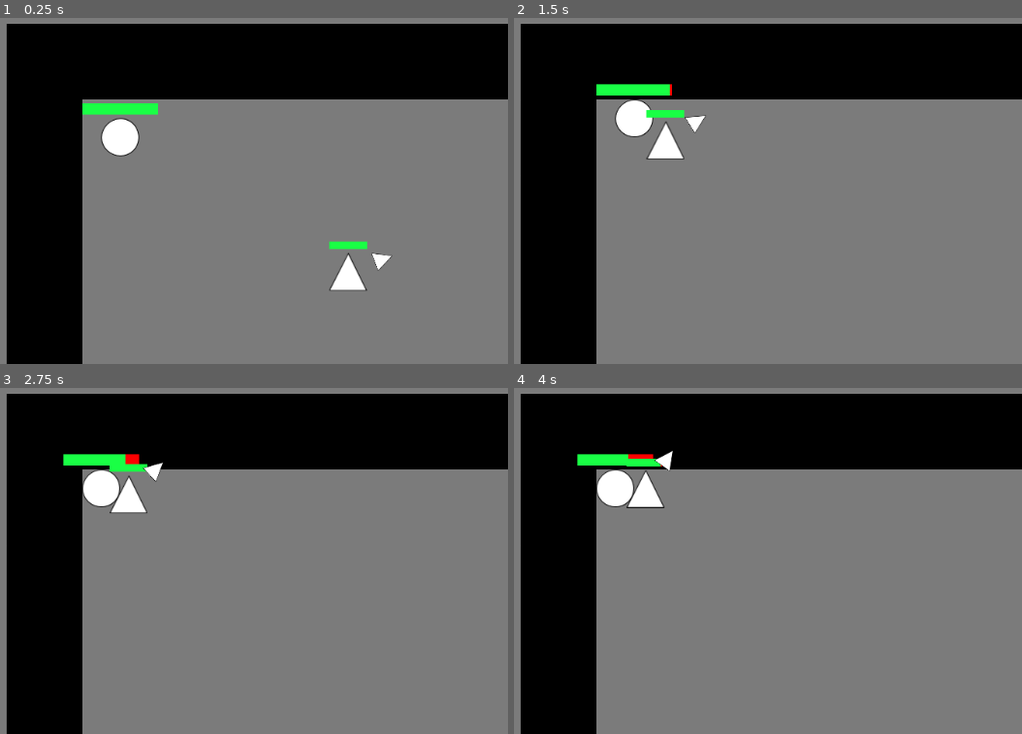
Above: before the commit, frames 1-4 (two rows, left to right).
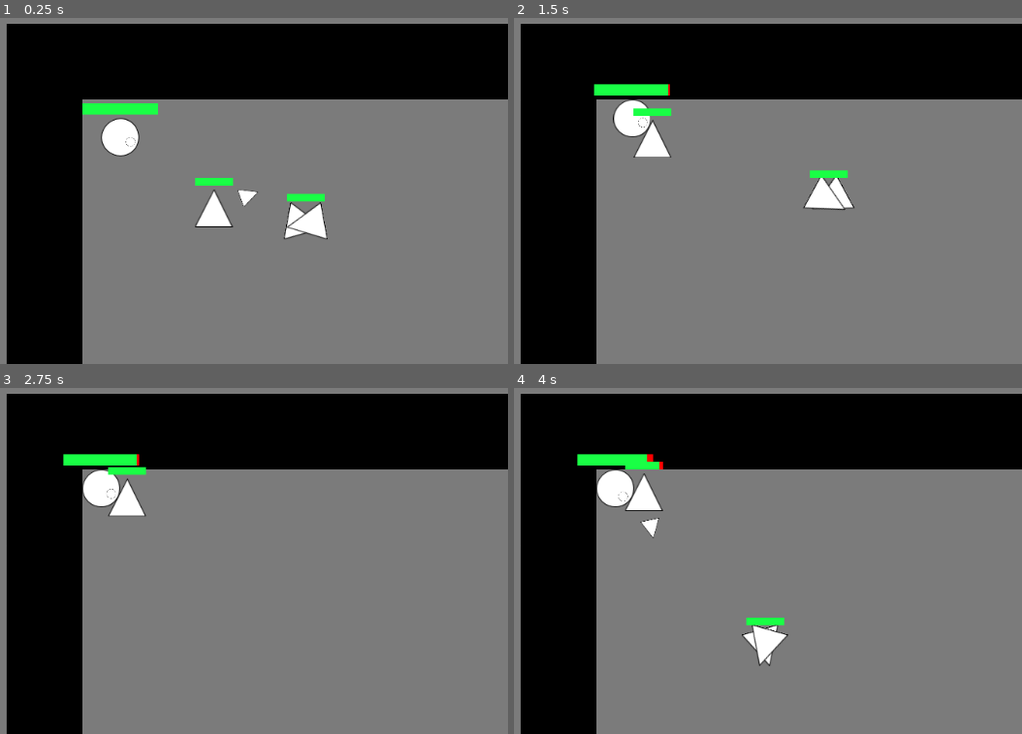
Above: after the commit, the same moments.

Repository: ComradeSparklePony/Slay-the-Triangles
Game: Godot game, scene res://town.tscn
The game is run twice, just before and just after one commit, with the same random seed, the same clock (stepped at 60 frames per second) and the same inputs. The project has no main scene, so this scene is started directly.
Inputs (mouse positions are in pixels of both pictures, inside the frame that each line leads up to):
- Up to frame 1 (0.25 s): no input
- Up to frame 2 (1.5 s): move the mouse to (595, 229) at 0.52 s; hold Up (ui_up) from 0.53 s (still down); click (595, 229) at 0.67 s; move the mouse to (864, 204) at 1.27 s
- Up to frame 3 (2.75 s): move the mouse to (outside the picture) at 2.02 s; release Up (ui_up) at 2.03 s; hold Left (ui_left) from 2.03 s (still down)
- Up to frame 4 (4 s): move the mouse to (671, 505) at 2.77 s; click (671, 505) at 2.92 s; move the mouse to (519, 394) at 3.52 s; release Left (ui_left) at 3.53 s; hold Down (ui_down) from 3.53 s (still down)

The runs differ from the first frame. In frame 1, 2.2% of the frame differs, in the area x 24-78%, y 34-79%; in frame 2, 1.8%; in frame 3, 0.5%; in frame 4, 1.3%.

Commit message:
created and added chests to maze

Diff:
--- /dev/null
+++ b/chest.gd
@@ -0,0 +1,12 @@
+extends Area2D
+
+export (int) var coin_num
+export (PackedScene) var coin
+
+func _on_chest_area_entered(area):
+	if area.is_in_group("projectile"):
+		for i in range(coin_num):
+			var new_coin = coin.instance()
+			new_coin.position = position
+			get_parent().add_child(new_coin)
+		queue_free()
--- /dev/null
+++ b/chest.tscn
@@ -0,0 +1,70 @@
+[gd_scene load_steps=8 format=2]
+
+[ext_resource path="res://chest.gd" type="Script" id=1]
+[ext_resource path="res://coins.tscn" type="PackedScene" id=2]
+[ext_resource path="res://assets/white_tri_50px.png" type="Texture" id=3]
+[ext_resource path="res://assets/white_circle_50px.png" type="Texture" id=4]
+
+[sub_resource type="RectangleShape2D" id=1]
+
+custom_solver_bias = 0.0
+extents = Vector2( 25, 25 )
+
+[sub_resource type="CircleShape2D" id=2]
+
+custom_solver_bias = 0.0
+radius = 25.0
+
+[sub_resource type="RectangleShape2D" id=3]
+
+custom_solver_bias = 0.0
+extents = Vector2( 25, 5 )
+
+[node name="chest" type="Area2D"]
+
+input_pickable = true
+gravity_vec = Vector2( 0, 1 )
+gravity = 98.0
+linear_damp = 0.1
+angular_damp = 1.0
+audio_bus_override = false
+audio_bus_name = "Master"
+script = ExtResource( 1 )
+coin_num = 125
+coin = ExtResource( 2 )
+
+[node name="visual" type="Node2D" parent="." index="0"]
+
+[node name="Sprite2" type="Sprite" parent="visual" index="0"]
+
+texture = ExtResource( 3 )
+
+[node name="Sprite" type="Sprite" parent="visual" index="1"]
+
+texture = ExtResource( 4 )
+
+[node name="CollisionShape2D" type="CollisionShape2D" parent="." index="1"]
+
+shape = SubResource( 1 )
+
+[node name="StaticBody2D" type="StaticBody2D" parent="." index="2"]
+
+input_pickable = false
+collision_layer = 1
+collision_mask = 1
+constant_linear_velocity = Vector2( 0, 0 )
+constant_angular_velocity = 0.0
+friction = 1.0
+bounce = 0.0
+
+[node name="CollisionShape2D" type="CollisionShape2D" parent="StaticBody2D" index="0"]
+
+shape = SubResource( 2 )
+
+[node name="CollisionShape2D2" type="CollisionShape2D" parent="StaticBody2D" index="1"]
+
+position = Vector2( 0, 20 )
+shape = SubResource( 3 )
+_sections_unfolded = [ "Transform" ]
+
+[connection signal="area_entered" from="." to="." method="_on_chest_area_entered"]
--- a/enemy_spawner.gd
+++ b/enemy_spawner.gd
@@ -79,17 +79,17 @@
 		hp -= player.attack
 		$TextureProgress.value = hp
 		if hp == 0:
-			# all this code does is slows down time and spawns coins dramatically.
+			slow_mo = true
 			var coin_amt = SPEED * 100
 			#Engine.time_scale = 0.3
 			for i in range(int(coin_amt)):
-				$Timer.wait_time = 0.00000000001
+				#$Timer.wait_time = 0.00000000001
 				var new_coin = coin.instance()
 				new_coin.position = position + Vector2(rand_range(-i, i), rand_range(-i, i))/5
 				get_parent().add_child(new_coin)
-				$Timer.start()
-				yield($Timer,"timeout")
-			#xEngine.time_scale = 1
+				#$Timer.start()
+				#yield($Timer,"timeout")
+			#Engine.time_scale = 1
 			queue_free()
 
 		if first_hit:
--- a/maze.gd
+++ b/maze.gd
@@ -1,13 +1,15 @@
 extends Node2D
 
 # packedscenes and metavars
-export (PackedScene) var wall
 export (int) var MAZESIZE
 export (int) var TUNLEN
 export (int) var TUNNELS
 export (int) var FOOD_NUM
+export (int) var CHEST_NUM
 export (PackedScene) var food
 export (PackedScene) var enemy
+export (PackedScene) var chest
+export (PackedScene) var wall
 
 # wall array contaisn where the walls are
 var wall_array
@@ -86,6 +88,16 @@
 			add_child(new_food)
 			foods_created += 1
 
+	var chests_created = 0
+	while chests_created < CHEST_NUM:
+		var x = randi() % MAZESIZE
+		var y = randi() % MAZESIZE
+		if wall_array[y][x] ==1:
+			var new_chest = chest.instance()
+			new_chest.position = Vector2(x, y) * 100
+			add_child(new_chest)
+			chests_created += 1
+
 	#spawn player at an open area
 	var player_spawned = false
 	for y in shuffle(range(MAZESIZE)):
@@ -94,7 +106,7 @@
 				$player.position = Vector2(x, y) * 100
 				player_spawned = true
 
-	#spawn spawner at open area at opposite corner
+	#spawn spawner at open area randomly
 	var spawner_spawned = false
 	for y in shuffle(range(MAZESIZE)):
 		for x in shuffle(range(MAZESIZE)):
--- a/maze.tscn
+++ b/maze.tscn
@@ -1,27 +1,30 @@
-[gd_scene load_steps=7 format=2]
+[gd_scene load_steps=8 format=2]
 
 [ext_resource path="res://maze.gd" type="Script" id=1]
-[ext_resource path="res://world-wall.tscn" type="PackedScene" id=2]
-[ext_resource path="res://food.tscn" type="PackedScene" id=3]
-[ext_resource path="res://enemy.tscn" type="PackedScene" id=4]
-[ext_resource path="res://enemy_spawner.tscn" type="PackedScene" id=5]
-[ext_resource path="res://player.tscn" type="PackedScene" id=6]
+[ext_resource path="res://food.tscn" type="PackedScene" id=2]
+[ext_resource path="res://enemy.tscn" type="PackedScene" id=3]
+[ext_resource path="res://chest.tscn" type="PackedScene" id=4]
+[ext_resource path="res://world-wall.tscn" type="PackedScene" id=5]
+[ext_resource path="res://enemy_spawner.tscn" type="PackedScene" id=6]
+[ext_resource path="res://player.tscn" type="PackedScene" id=7]
 
 [node name="maze" type="Node2D" index="0"]
 
 script = ExtResource( 1 )
 _sections_unfolded = [ "Transform" ]
-wall = ExtResource( 2 )
 MAZESIZE = 100
 TUNLEN = 10
 TUNNELS = 1000
 FOOD_NUM = 70
-food = ExtResource( 3 )
-enemy = ExtResource( 4 )
+CHEST_NUM = 25
+food = ExtResource( 2 )
+enemy = ExtResource( 3 )
+chest = ExtResource( 4 )
+wall = ExtResource( 5 )
 
-[node name="enemy-spawner" parent="." index="0" instance=ExtResource( 5 )]
+[node name="enemy-spawner" parent="." index="0" instance=ExtResource( 6 )]
 
-[node name="player" parent="." index="1" instance=ExtResource( 6 )]
+[node name="player" parent="." index="1" instance=ExtResource( 7 )]
 
 [node name="Timer" type="Timer" parent="." index="2"]
 
--- a/town.tscn
+++ b/town.tscn
@@ -1,135 +1,147 @@
-[gd_scene load_steps=4 format=2]
+[gd_scene load_steps=6 format=2]
 
-[ext_resource path="res://player.tscn" type="PackedScene" id=1]
-[ext_resource path="res://world-wall.tscn" type="PackedScene" id=2]
-[ext_resource path="res://enemy.tscn" type="PackedScene" id=3]
+[ext_resource path="res://chest.tscn" type="PackedScene" id=1]
+[ext_resource path="res://player.tscn" type="PackedScene" id=2]
+[ext_resource path="res://world-wall.tscn" type="PackedScene" id=3]
+[ext_resource path="res://enemy.tscn" type="PackedScene" id=4]
+[ext_resource path="res://enemy_spawner.tscn" type="PackedScene" id=5]
 
 [node name="town" type="Node2D"]
 
 _sections_unfolded = [ "Transform" ]
 
-[node name="player" parent="." index="0" instance=ExtResource( 1 )]
+[node name="chest" parent="." index="0" instance=ExtResource( 1 )]
+
+position = Vector2( 695.635, 249.841 )
+coin_num = 125
+
+[node name="player" parent="." index="1" instance=ExtResource( 2 )]
 
 position = Vector2( 150, 150 )
 _sections_unfolded = [ "Collision", "Material", "Transform", "Visibility", "Z Index", "collision" ]
 
-[node name="walls" type="Node2D" parent="." index="1"]
+[node name="walls" type="Node2D" parent="." index="2"]
 
 editor/display_folded = true
 _sections_unfolded = [ "Z Index" ]
 
-[node name="world-wall0" parent="walls" index="0" instance=ExtResource( 2 )]
+[node name="world-wall0" parent="walls" index="0" instance=ExtResource( 3 )]
 
 position = Vector2( 50, 50 )
 
-[node name="world-wall1" parent="walls" index="1" instance=ExtResource( 2 )]
+[node name="world-wall1" parent="walls" index="1" instance=ExtResource( 3 )]
 
 position = Vector2( 150, 50 )
 
-[node name="world-wall2" parent="walls" index="2" instance=ExtResource( 2 )]
+[node name="world-wall2" parent="walls" index="2" instance=ExtResource( 3 )]
 
 position = Vector2( 250, 50 )
 
-[node name="world-wall3" parent="walls" index="3" instance=ExtResource( 2 )]
+[node name="world-wall3" parent="walls" index="3" instance=ExtResource( 3 )]
 
 position = Vector2( 350, 50 )
 
-[node name="world-wall4" parent="walls" index="4" instance=ExtResource( 2 )]
+[node name="world-wall4" parent="walls" index="4" instance=ExtResource( 3 )]
 
 position = Vector2( 450, 50 )
 
-[node name="world-wall5" parent="walls" index="5" instance=ExtResource( 2 )]
+[node name="world-wall5" parent="walls" index="5" instance=ExtResource( 3 )]
 
 position = Vector2( 550, 50 )
 
-[node name="world-wall6" parent="walls" index="6" instance=ExtResource( 2 )]
+[node name="world-wall6" parent="walls" index="6" instance=ExtResource( 3 )]
 
 position = Vector2( 650, 50 )
 
-[node name="world-wall7" parent="walls" index="7" instance=ExtResource( 2 )]
+[node name="world-wall7" parent="walls" index="7" instance=ExtResource( 3 )]
 
 position = Vector2( 750, 50 )
 
-[node name="world-wall8" parent="walls" index="8" instance=ExtResource( 2 )]
+[node name="world-wall8" parent="walls" index="8" instance=ExtResource( 3 )]
 
 position = Vector2( 850, 50 )
 
-[node name="world-wall9" parent="walls" index="9" instance=ExtResource( 2 )]
+[node name="world-wall9" parent="walls" index="9" instance=ExtResource( 3 )]
 
 position = Vector2( 950, 50 )
 
-[node name="world-wall10" parent="walls" index="10" instance=ExtResource( 2 )]
+[node name="world-wall10" parent="walls" index="10" instance=ExtResource( 3 )]
 
 position = Vector2( 950, 150 )
 
-[node name="world-wall11" parent="walls" index="11" instance=ExtResource( 2 )]
+[node name="world-wall11" parent="walls" index="11" instance=ExtResource( 3 )]
 
 position = Vector2( 950, 250 )
 
-[node name="world-wall12" parent="walls" index="12" instance=ExtResource( 2 )]
+[node name="world-wall12" parent="walls" index="12" instance=ExtResource( 3 )]
 
 position = Vector2( 950, 350 )
 
-[node name="world-wall13" parent="walls" index="13" instance=ExtResource( 2 )]
+[node name="world-wall13" parent="walls" index="13" instance=ExtResource( 3 )]
 
 position = Vector2( 950, 440 )
 
-[node name="world-wall14" parent="walls" index="14" instance=ExtResource( 2 )]
+[node name="world-wall14" parent="walls" index="14" instance=ExtResource( 3 )]
 
 position = Vector2( 950, 540 )
 
-[node name="world-wall15" parent="walls" index="15" instance=ExtResource( 2 )]
+[node name="world-wall15" parent="walls" index="15" instance=ExtResource( 3 )]
 
 position = Vector2( 850, 540 )
 
-[node name="world-wall16" parent="walls" index="16" instance=ExtResource( 2 )]
+[node name="world-wall16" parent="walls" index="16" instance=ExtResource( 3 )]
 
 position = Vector2( 750, 540 )
 
-[node name="world-wall17" parent="walls" index="17" instance=ExtResource( 2 )]
+[node name="world-wall17" parent="walls" index="17" instance=ExtResource( 3 )]
 
 position = Vector2( 650, 540 )
 
-[node name="world-wall18" parent="walls" index="18" instance=ExtResource( 2 )]
+[node name="world-wall18" parent="walls" index="18" instance=ExtResource( 3 )]
 
 position = Vector2( 550, 540 )
 
-[node name="world-wall19" parent="walls" index="19" instance=ExtResource( 2 )]
+[node name="world-wall19" parent="walls" index="19" instance=ExtResource( 3 )]
 
 position = Vector2( 450, 540 )
 
-[node name="world-wall20" parent="walls" index="20" instance=ExtResource( 2 )]
+[node name="world-wall20" parent="walls" index="20" instance=ExtResource( 3 )]
 
 position = Vector2( 350, 540 )
 
-[node name="world-wall21" parent="walls" index="21" instance=ExtResource( 2 )]
+[node name="world-wall21" parent="walls" index="21" instance=ExtResource( 3 )]
 
 position = Vector2( 250, 540 )
 
-[node name="world-wall22" parent="walls" index="22" instance=ExtResource( 2 )]
+[node name="world-wall22" parent="walls" index="22" instance=ExtResource( 3 )]
 
 position = Vector2( 150, 540 )
 
-[node name="world-wall23" parent="walls" index="23" instance=ExtResource( 2 )]
+[node name="world-wall23" parent="walls" index="23" instance=ExtResource( 3 )]
 
 position = Vector2( 50, 540 )
 
-[node name="world-wall24" parent="walls" index="24" instance=ExtResource( 2 )]
+[node name="world-wall24" parent="walls" index="24" instance=ExtResource( 3 )]
 
 position = Vector2( 50, 440 )
 
-[node name="world-wall25" parent="walls" index="25" instance=ExtResource( 2 )]
+[node name="world-wall25" parent="walls" index="25" instance=ExtResource( 3 )]
 
 position = Vector2( 50, 340 )
 
-[node name="world-wall26" parent="walls" index="26" instance=ExtResource( 2 )]
+[node name="world-wall26" parent="walls" index="26" instance=ExtResource( 3 )]
 
 position = Vector2( 50, 250 )
 
-[node name="world-wall27" parent="walls" index="27" instance=ExtResource( 2 )]
+[node name="world-wall27" parent="walls" index="27" instance=ExtResource( 3 )]
 
 position = Vector2( 50, 150 )
 
-[node name="enemy" parent="." index="2" instance=ExtResource( 3 )]
+[node name="enemy" parent="." index="3" instance=ExtResource( 4 )]
 
-position = Vector2( 504.58, 360.065 )
+position = Vector2( 323.323, 281.684 )
+
+[node name="enemy-spawner" parent="." index="4" instance=ExtResource( 5 )]
+
+position = Vector2( 480.086, 220.448 )
+max_hp = 10
Not shown: 1 places in enemy.tscn that only renumber resources
